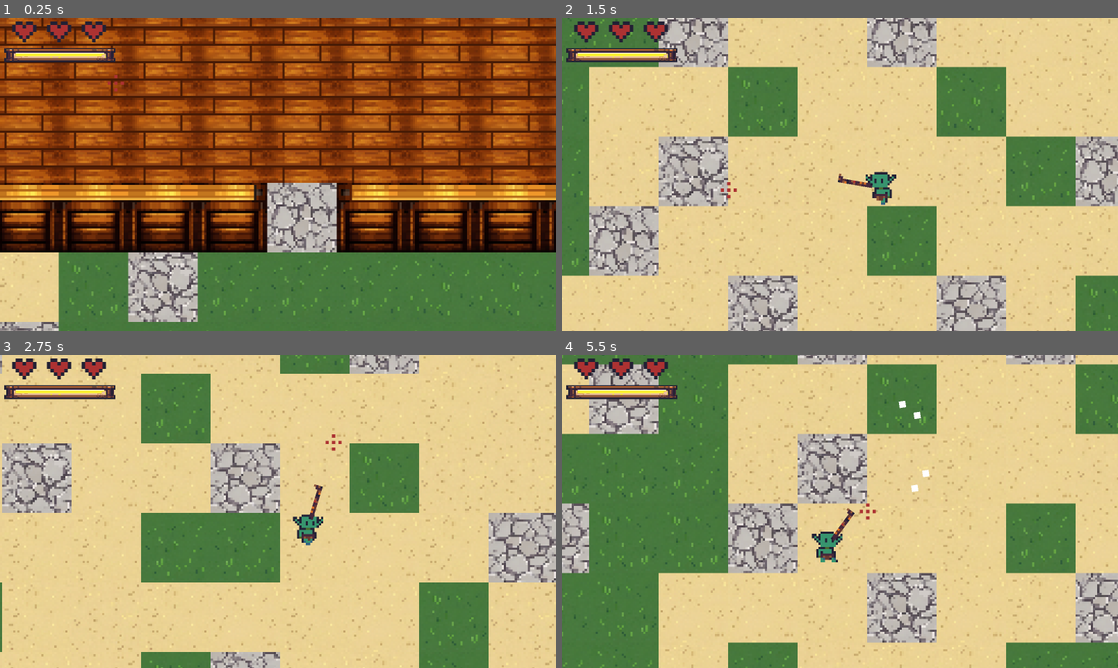
Above: before the commit, frames 1-4 (two rows, left to right).
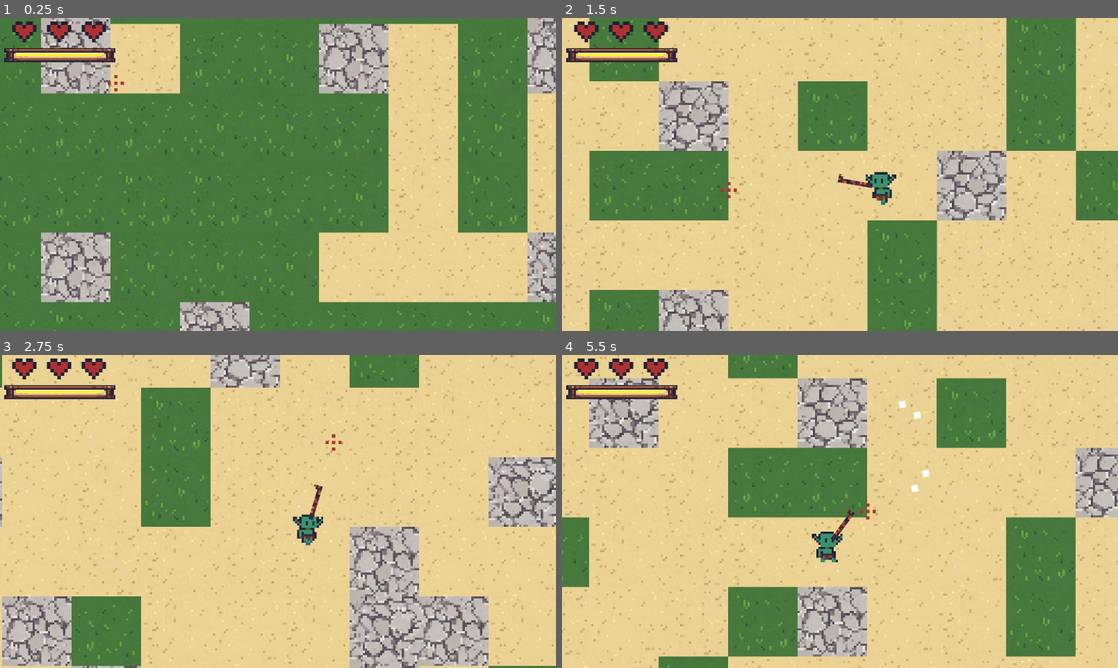
Above: after the commit, the same moments.

Repository: futurediffusion/nuclear-sand-box
Game: Godot game, scene res://scenes/main.tscn
Two runs of this game, one before a commit and one after it. Both use one fixed random seed, a clock stepped at 60 frames per second and the inputs below. The project has no main scene, so this scene is started directly. Sound files missing from this copy of the repository are replaced by a short silence.
Inputs (mouse positions are in pixels of both pictures, inside the frame that each line leads up to):
- Up to frame 1 (0.25 s): no input
- Up to frame 2 (1.5 s): tap Enter at 0.5 s; move the mouse to (962, 158) at 0.52 s; hold Right (move_right) 0.53-1.28 s; click (962, 158) at 0.6 s; move the mouse to (728, 190) at 1.27 s; hold Down (move_down) from 1.28 s (still down); right-click (728, 190) at 1.35 s
- Up to frame 3 (2.75 s): move the mouse to (333, 442) at 2.02 s; release Down (move_down) at 2.03 s; hold Right (move_right) from 2.03 s (still down); tap 1 at 2.1 s
- Up to frame 4 (5.5 s): move the mouse to (812, 574) at 2.77 s; release Right (move_right) at 2.78 s; hold Up (move_up) 2.78-3.53 s; tap 2 at 2.85 s; move the mouse to (1006, 558) at 3.52 s; hold Left (move_left) 3.53-5.03 s; tap 3 at 3.6 s; move the mouse to (673, 464) at 4.27 s; tap 4 at 4.35 s; move the mouse to (867, 511) at 5.02 s; hold Down (move_down) from 5.03 s (still down); click (867, 511) at 5.1 s

The runs differ from the first frame. In frame 1, 89% of the frame differs, in the area x 0-100%, y 0-100%; in frame 2, 53%; in frame 3, 43%; in frame 4, 60%.

Commit message:
Fix tavern generation to spawn once and set player in center

Diff:
--- a/scripts/world/world.gd
+++ b/scripts/world/world.gd
@@ -19,6 +19,7 @@
 var current_player_chunk := Vector2i(-999, -999)
 
 var spawn_tile: Vector2i
+var tavern_chunk: Vector2i
 const COPPER_MIN_DIST_TILES := 10
 var _chunk_timer: float = 0.0
 var _pick_rng := RandomNumberGenerator.new()
@@ -92,7 +93,8 @@
 	player = get_node_or_null("../Player")
 
 	# Spawn del mundo en el centro del mapa (en tiles)
-	spawn_tile = Vector2i(width / 2, height / 2)
+	tavern_chunk = _tile_to_chunk(Vector2i(width / 2, height / 2))
+	spawn_tile = get_tavern_center_tile(tavern_chunk)
 
 	# mover player al centro REAL en el mundo
 	if player:
@@ -261,9 +263,9 @@
 			"camps": [],
 			"placed_tiles": []
 		}
-		# 10% de probabilidad de taberna
-		generate_tavern_in_chunk(chunk_pos)
 		chunk_occupied_tiles[chunk_pos] = {}
+		if chunk_pos == tavern_chunk:
+			generate_tavern_in_chunk(chunk_pos)
 	else:
 		return
 
@@ -655,3 +657,15 @@
 	for y in range(y0 + 2, y1):
 		_place_tile_persistent(chunk_pos, LAYER_WALLS, Vector2i(x0, y), SRC_WALLS, ROOF_VERTICAL)
 		_place_tile_persistent(chunk_pos, LAYER_WALLS, Vector2i(x1, y), SRC_WALLS, ROOF_VERTICAL)
+
+	# Reservar la huella de la taberna para que no se superpongan ores/camps.
+	for y in range(y0, y1 + 1):
+		for x in range(x0, x1 + 1):
+			_mark_tile_occupied(chunk_pos, Vector2i(x, y))
+
+func get_tavern_center_tile(chunk_pos: Vector2i) -> Vector2i:
+	var w: int = 12
+	var h: int = 8
+	var x0: int = chunk_pos.x * chunk_size + 4
+	var y0: int = chunk_pos.y * chunk_size + 3
+	return Vector2i(x0 + (w / 2), y0 + (h / 2))
